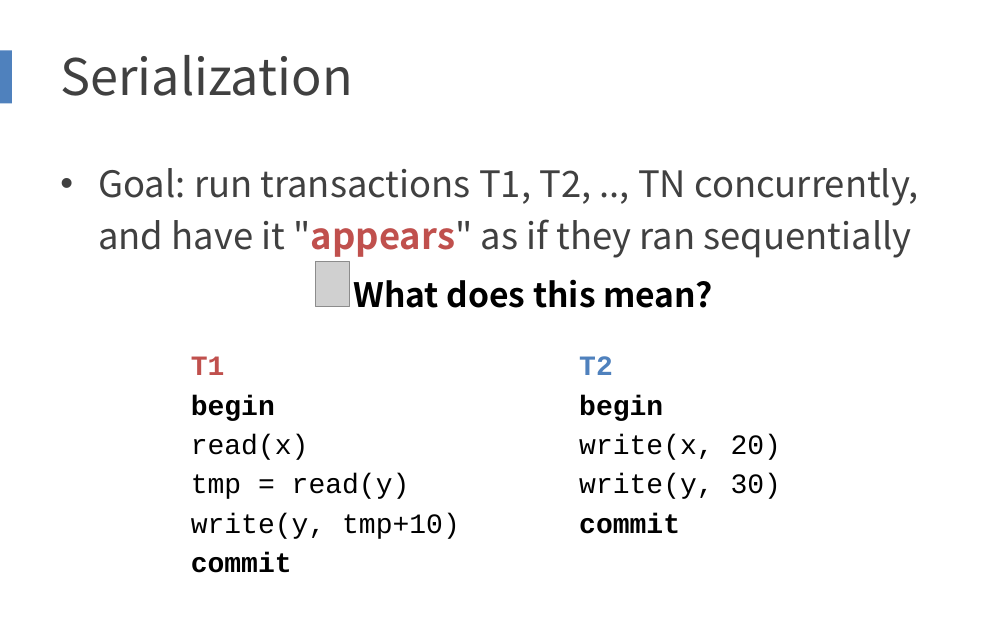
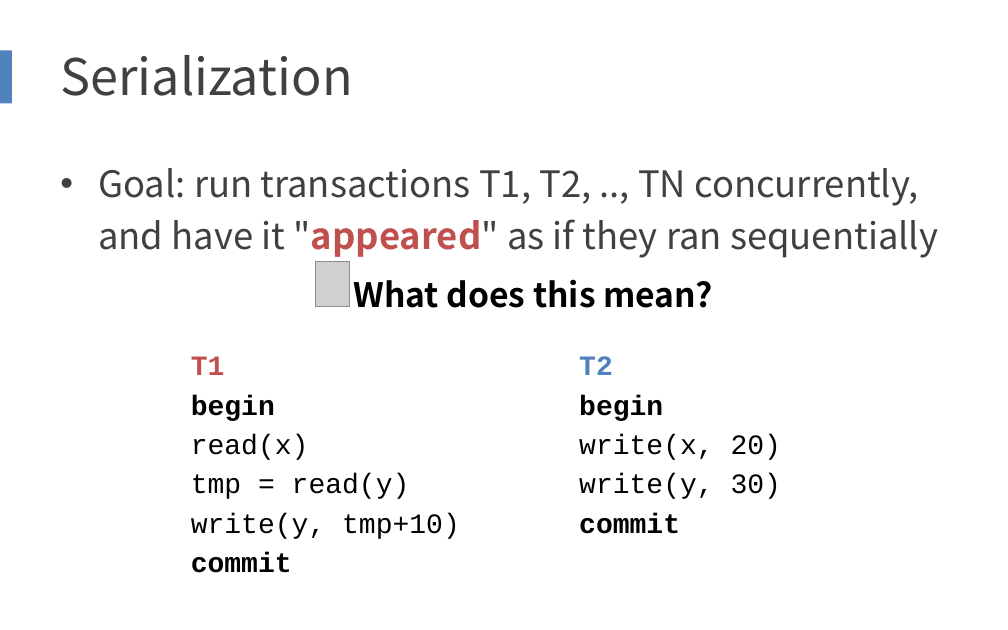
Before and after one commit to yepengpeng-1/2019-2020-autumn-semester, a slide deck: slide 13 of SE-227/slides/CSE-15 Before-of-after.pptx. Drawn at 1008x630 pixels with LibreOffice and Linux fonts; fonts in the diff are those of the drawing; grey boxes stand for pictures. Boxes give left, top, right and bottom in pixels: in the first picture for what was removed or moved away, otherwise in the second. Text is boxed around its words. In the diff, an @@ line names an element or a change of style, - is before the commit and + after.

```diff
--- a/SE-227/slides/CSE-15 Before-of-after.pptx
+++ b/SE-227/slides/CSE-15 Before-of-after.pptx
@@ text at box(98, 168, 938, 258): text changed @@
-• Goal: run transactions T1, T2, .., TN concurrently, and have it "appears" as if they ran sequentially
+• Goal: run transactions T1, T2, .., TN concurrently, and have it "appeared" as if they ran sequentially
```
Also in this commit, not shown: 2 other slides changed, 5 other files.
